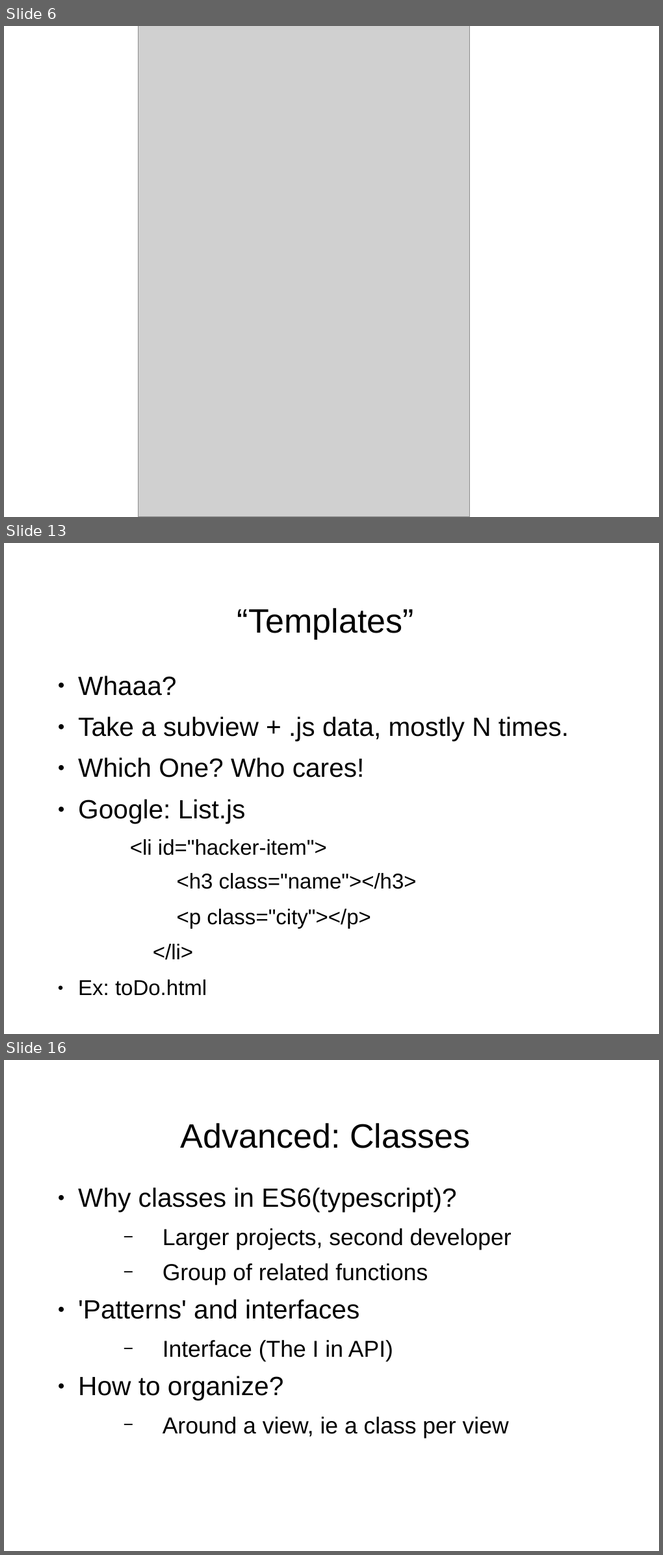
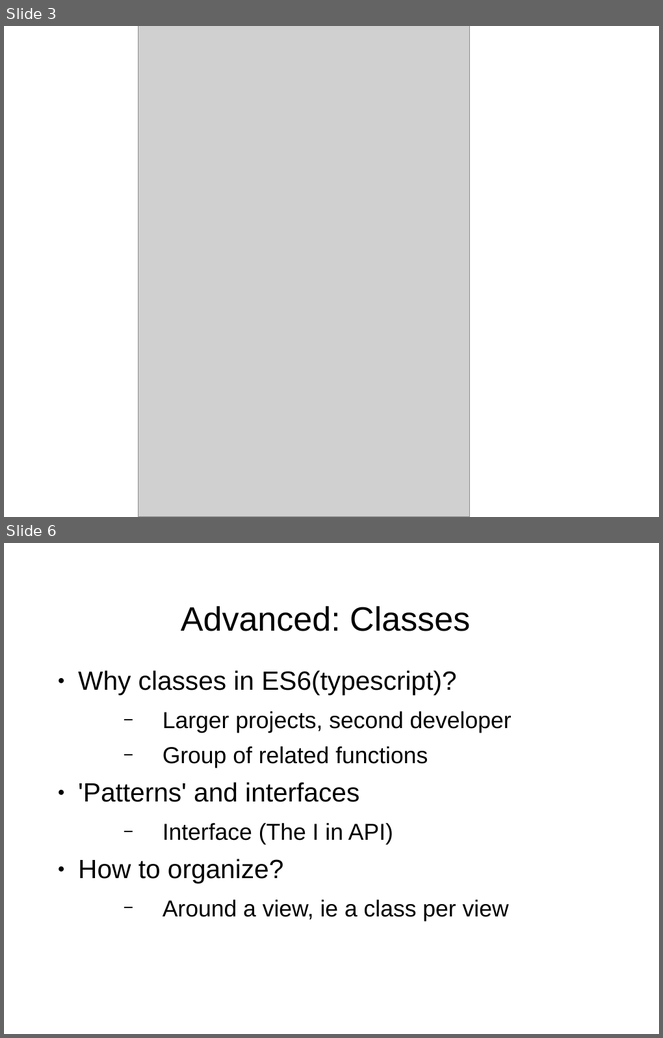
Before and after one commit to shawea/blueGrass, a slide deck: trainTheTrainer/2of2.odp. Shown one above the other, each under a label of ours: slides 6, 13 and 16 before the commit, slides 3 and 6 after it; the slides between them are not shown. The pictures are 663x1555 and 663x1038 pixels, drawn with LibreOffice and Linux fonts; fonts in the diff are those of the drawing; grey boxes stand for pictures; background and template pictures are left out. Boxes give left, top, right and bottom in pixels: in the first picture for what was removed or moved away, otherwise in the second. Text is boxed around its words. In the diff, an @@ line names an element or a change of style, - is before the commit and + after.

```diff
--- a/trainTheTrainer/2of2.odp
+++ b/trainTheTrainer/2of2.odp
@@ slide 13 removed at <box>4,543,659,1034</box>, background picture (left out) @@
@@ title removed at <box>237,608,414,640</box> @@
-“Templates”
@@ text removed at <box>78,676,569,996</box> @@
-● Whaaa?
-● Take a subview + .js data, mostly N times.
-● Which One? Who cares!
-● Google: List.js
-  <li id="hacker-item">
-<h3 class="name"></h3>
-<p class="city"></p>
-</li>
-● Ex: toDo.html
@@ what was slide 6 is now slide 3 @@
@@ what was slide 16 is now slide 6 @@
```
Also in this commit, not shown: 3 slides changed, 3 slides added, 14 other slides removed, 4 other files.
